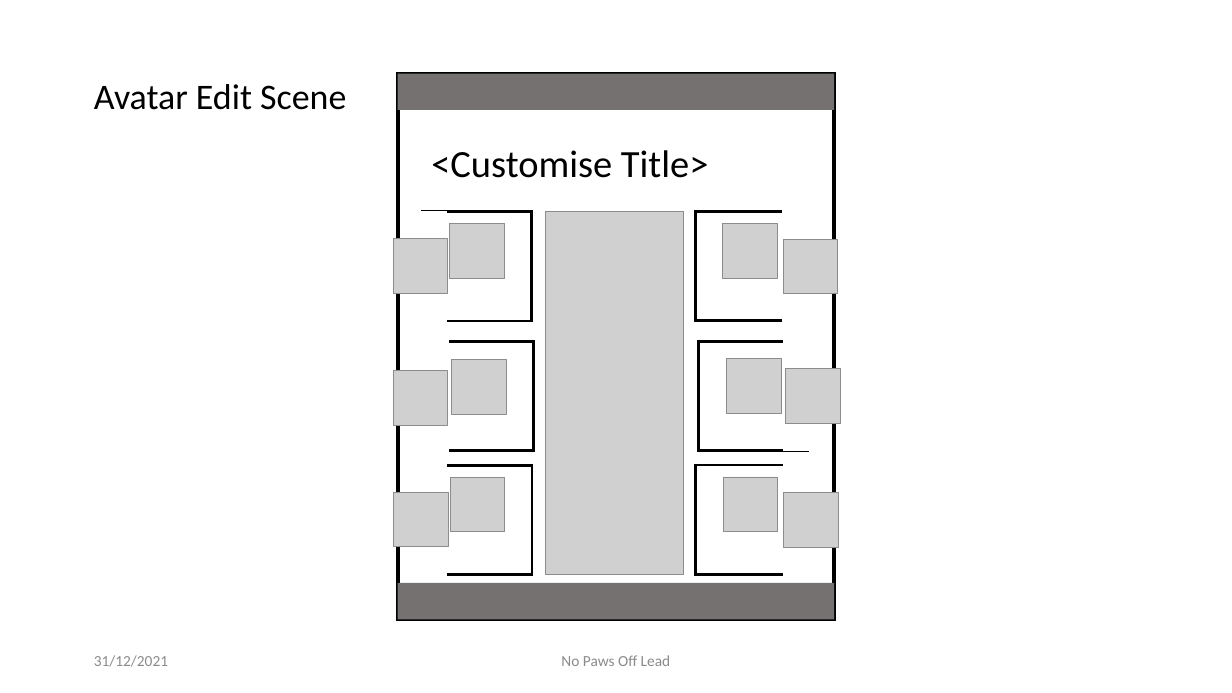
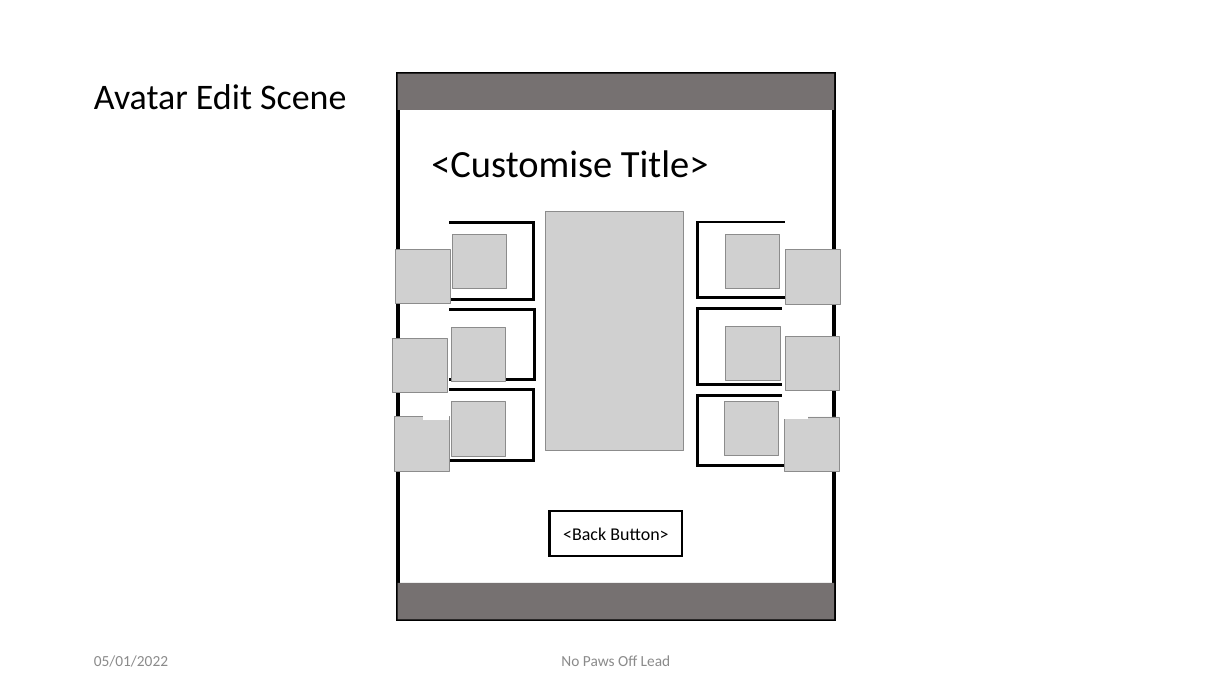
Before and after one commit to zkturman/LumberTim, a slide deck: slide 11 of Design/UIPrototypes/LumberTimPrototypes.pptx. Drawn at 1232x693 pixels with LibreOffice and Linux fonts; fonts in the diff are those of the drawing; grey boxes stand for pictures; background and template pictures are left out. Boxes give left, top, right and bottom in pixels: in the first picture for what was removed or moved away, otherwise in the second. Text is boxed around its words. In the diff, an @@ line names an element or a change of style, - is before the commit and + after.

```diff
--- a/Design/UIPrototypes/LumberTimPrototypes.pptx
+++ b/Design/UIPrototypes/LumberTimPrototypes.pptx
@@ rectangle: place and size @@
-rectangle at box(422, 212, 531, 321)
+rectangle at box(425, 223, 534, 299)
@@ 2 pictures, 1 rectangle: place and size @@
-2 pictures, 1 rectangle at box(422, 212, 838, 321)
+2 pictures, 1 rectangle at box(424, 223, 840, 332)
@@ picture: place and size @@
-picture at box(546, 212, 685, 574)
+picture at box(546, 212, 685, 451)
@@ rectangle: place and size @@
-rectangle at box(696, 212, 805, 321)
+rectangle at box(698, 222, 807, 298)
@@ 2 pictures, 1 rectangle: place and size @@
-2 pictures, 1 rectangle at box(393, 212, 807, 321)
+2 pictures, 1 rectangle at box(396, 223, 810, 332)
@@ rectangle: place and size @@
-rectangle at box(425, 342, 448, 451)
+rectangle at box(424, 310, 447, 419)
@@ rectangle: place and size @@
-rectangle at box(424, 342, 533, 451)
+rectangle at box(425, 310, 534, 380)
@@ 4 pictures: place and size @@
-4 pictures at box(394, 359, 840, 425)
+4 pictures at box(393, 326, 840, 393)
@@ rectangle: place and size @@
-rectangle at box(699, 341, 808, 450)
+rectangle at box(698, 309, 807, 384)
@@ rectangle: place and size @@
-rectangle at box(785, 341, 808, 450)
+rectangle at box(784, 309, 807, 418)
@@ 4 pictures, 2 rectangles: place and size @@
-4 pictures, 2 rectangles at box(394, 466, 838, 575)
+4 pictures, 2 rectangles at box(395, 390, 840, 499)
@@ rectangle: place and size @@
-rectangle at box(423, 466, 532, 575)
+rectangle at box(425, 390, 534, 460)
@@ rectangle: place and size @@
-rectangle at box(696, 465, 805, 574)
+rectangle at box(698, 396, 807, 466)
@@ rectangle added at box(550, 511, 682, 556), fill #FFFFFF, outline #000000 2.25 pt, 14 pt, text #000000 @@
+<Back Button>
@@ text at box(94, 655, 168, 667): text changed @@
-31/12/2021
+05/01/2022
```
Also in this commit, not shown: 15 other slides changed, 1 slide added, 19 other files.
